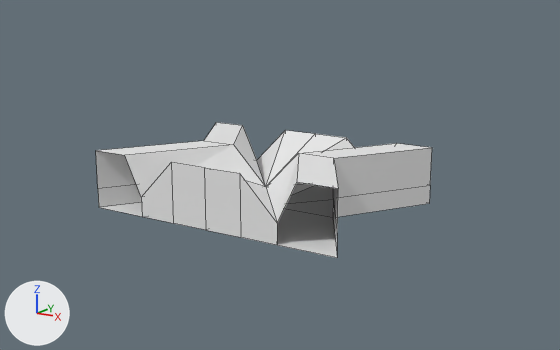
The Blender file Assets/Entities/Lanes/Cross.blend: old version first, new version second.
Camera for both pictures: a 50 mm lens placed at (21.9, -27.3, 10.1), pointed at (0.8, 5.1, 0.7). Lighting does not change. The marker at lower left points along +X, +Y and +Z. Mesh edges are drawn as thin lines.

Script lines for the objects in view, before the commit:
```python
me_cube = bpy.data.meshes.new('Cube')
me_cube.from_pydata(...)  # 26 vertices, 23 faces; spans x 0.0..7.0, y 0.0..10.0, z -1.0..2.0
me_cube.materials.append(mat_material)  # white #e7e7e7
ob_cube = bpy.data.objects.new('Cube', me_cube)
ob_cube.location = (0.0, 0.0, 0.0)
_m = ob_cube.modifiers.new('Mirror', 'MIRROR')
_m.use_clip = True
```
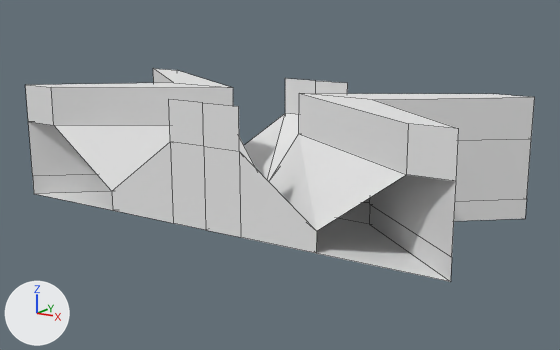
The change, as a diff of the scene's bpy script:
```diff
--- a/Assets/Entities/Lanes/Cross.blend.py
+++ b/Assets/Entities/Lanes/Cross.blend.py
@@ me_cube @@
 # used by ob_cube; location = (0.0, 0.0, 0.0)
-me_cube.from_pydata(...)  # 26 vertices, 23 faces; spans x 0.0..7.0, y 0.0..10.0, z -1.0..2.0
+me_cube.from_pydata(...)  # 36 vertices, 32 faces; spans x 0.0..12.0, y 0.0..10.0, z -1.0..5.0
+# me_cube part 1
+# 20 vertices are removed from x 0.0..7.0, y 0.0..10.0, z -1.0..2.0
+# 23 faces are deleted
+# 24 vertices are added at x 0.0..12.0, y 0.0..10.0, z -1.0..5.0
+# 6 new vertices lie (0.0, 0.0, 2.0) away from vertices in x 2.0..12.0, y 0.0..10.0, z 3.0
+# 32 new faces join them
 me_cube.materials.append(mat_material)
```

Location of each change, (x1, y1, x2, y2) in pixels of the pictures (560 x 350 px):
'Cube', reshaped (51% wider, 57% taller): before (96, 122, 432, 258); after (26, 68, 535, 282)
